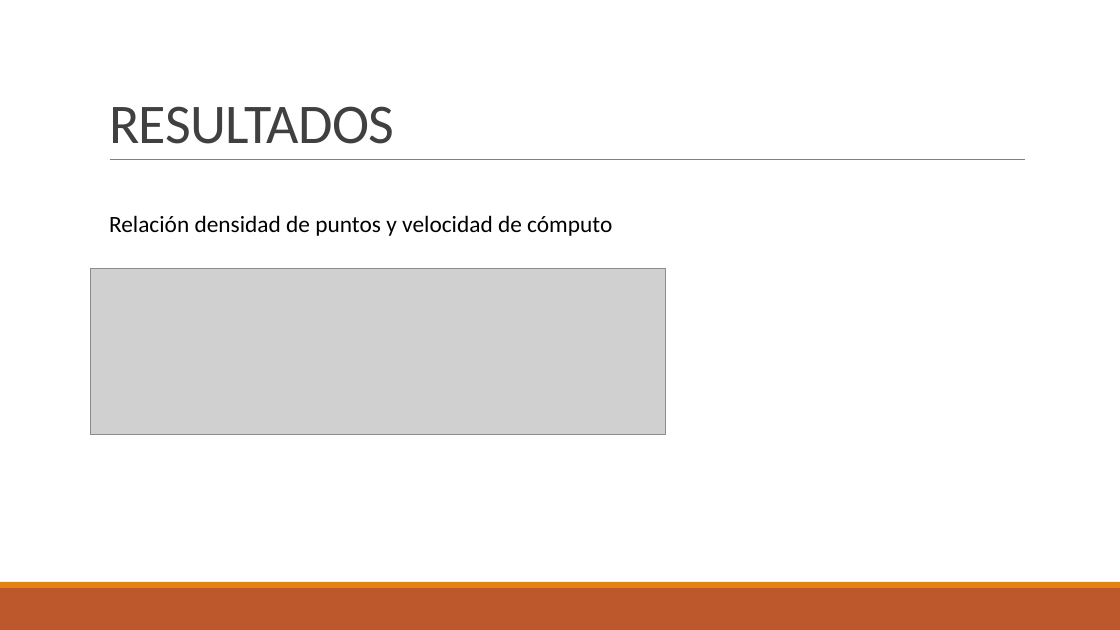
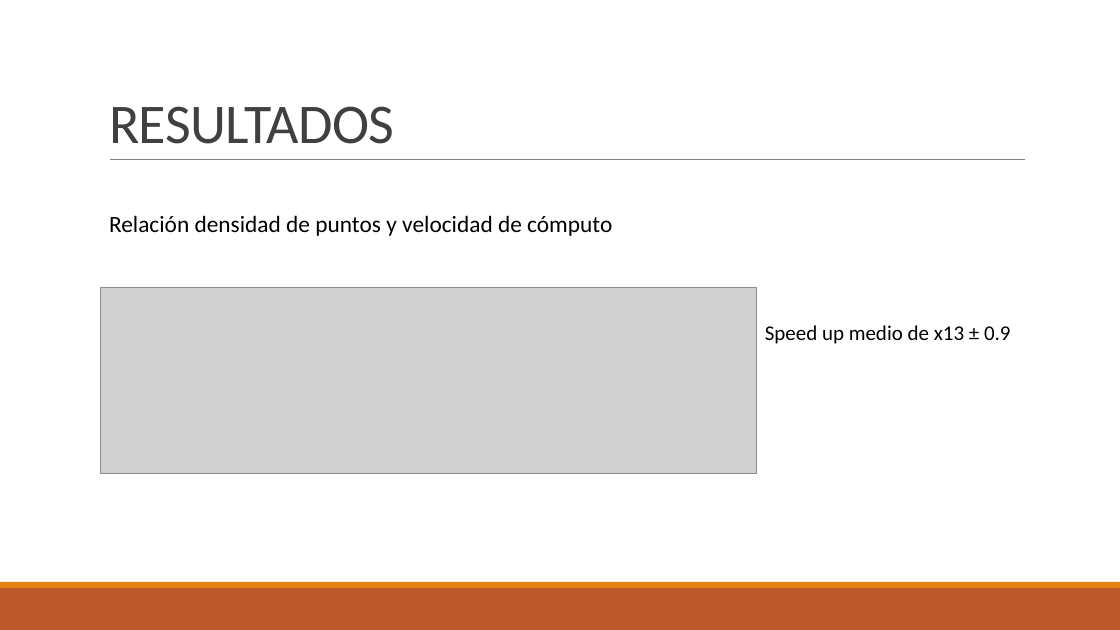
Before and after one commit to juanjo1213/TFG-FDTD, a slide deck: slide 16 of Diapositivas/FDTD.pptx (slide 23 before the commit). Drawn at 1120x630 pixels with LibreOffice and Linux fonts; fonts in the diff are those of the drawing; grey boxes stand for pictures. Boxes give left, top, right and bottom in pixels: in the first picture for what was removed or moved away, otherwise in the second. Text is boxed around its words. In the diff, an @@ line names an element or a change of style, - is before the commit and + after.

```diff
--- a/Diapositivas/FDTD.pptx
+++ b/Diapositivas/FDTD.pptx
@@ picture: place and size @@
-picture at (90, 268, 665, 434)
+picture at (101, 287, 757, 474)
@@ text added at (765, 325, 1011, 344), 18 pt, text #000000 @@
+Speed up medio de x13 ± 0.9
```
Also in this commit, not shown: 7 other slides changed, 1 slide added, 8 slides removed, 6 other files.
